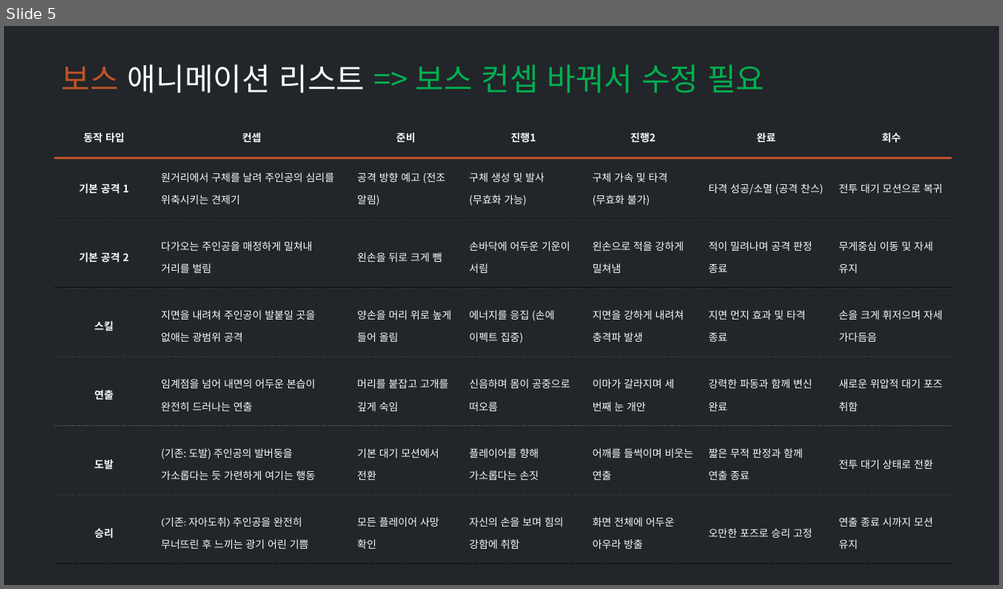
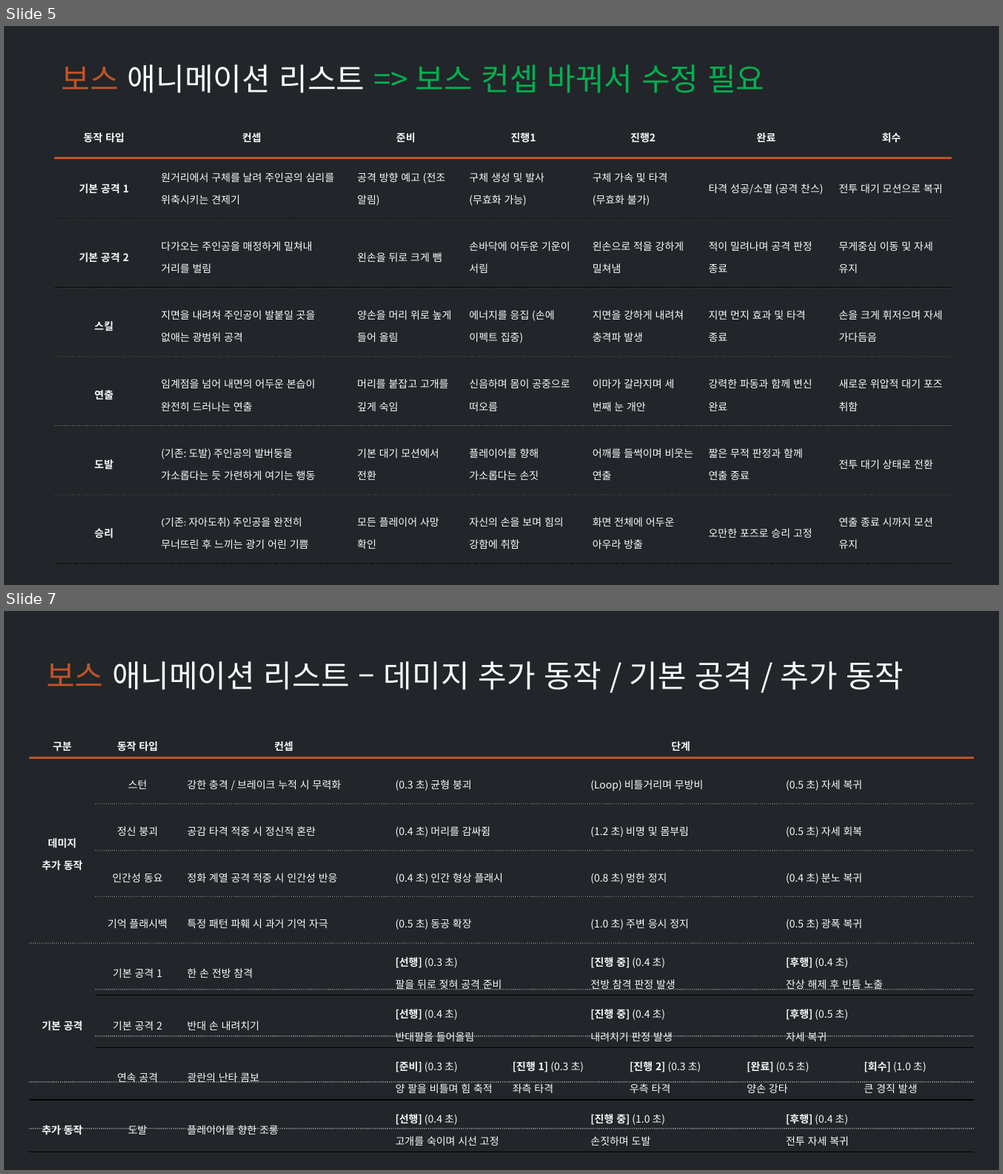
Before and after one commit to ysooj/Gihoek_4, a slide deck: [합치기] 애니메이션 로직과 리스트.pptx. Shown one above the other, each under a label of ours: slide 5 before the commit, slides 5 and 7 after it; the slides between them are not shown. The pictures are 1003x589 and 1003x1174 pixels, drawn with LibreOffice and Linux fonts; fonts in the diff are those of the drawing. Boxes give left, top, right and bottom in pixels: in the first picture for what was removed or moved away, otherwise in the second. Text is boxed around its words. In the diff, an @@ line names an element or a change of style, - is before the commit and + after.

Commit message:
[과제](4.27) 보스 애니메이션 로직과 리스트

```diff
--- a/[합치기] 애니메이션 로직과 리스트.pptx
+++ b/[합치기] 애니메이션 로직과 리스트.pptx
@@ slide 7 added at [4,611,999,1170], background #222529 @@
@@ text added at [46,661,903,690], 30 pt, text #F8F9FA @@
+보스 애니메이션 리스트 – 데미지 추가 동작 / 기본 공격 / 추가 동작
@@ table added at [29,727,974,1149], 9 rows, 10 columns @@
+구분 | 동작 타입 | 컨셉 | 단계 |  |  |  |  |  | 
+데미지 / 추가 동작 | 스턴 | 강한 충격 / 브레이크 누적 시 무력화 | (0.3 초) 균형 붕괴 |  | (Loop) 비틀거리며 무방비 |  |  | (0.5 초) 자세 복귀 | 
+ | 정신 붕괴 | 공감 타격 적중 시 정신적 혼란 | (0.4 초) 머리를 감싸쥠 |  | (1.2 초) 비명 및 몸부림 |  |  | (0.5 초) 자세 회복 | 
+ | 인간성 동요 | 정화 계열 공격 적중 시 인간성 반응 | (0.4 초) 인간 형상 플래시 |  | (0.8 초) 멍한 정지 |  |  | (0.4 초) 분노 복귀 | 
+ | 기억 플래시백 | 특정 패턴 파훼 시 과거 기억 자극 | (0.5 초) 동공 확장 |  | (1.0 초) 주변 응시 정지 |  |  | (0.5 초) 광폭 복귀 | 
+기본 공격 | 기본 공격 1 | 한 손 전방 참격 | [선행] (0.3 초) / 팔을 뒤로 젖혀 공격 준비 |  | [진행 중] (0.4 초) / 전방 참격 판정 발생 |  |  | [후행] (0.4 초) / 잔상 해제 후 빈틈 노출 | 
+ | 기본 공격 2 | 반대 손 내려치기 | [선행] (0.4 초) / 반대팔을 들어올림 |  | [진행 중] (0.4 초) / 내려치기 판정 발생 |  |  | [후행] (0.5 초) / 자세 복귀 | 
+ | 연속 공격 | 광란의 난타 콤보 | [준비] (0.3 초) / 양 팔을 비틀며 힘 축적 | [진행 1] (0.3 초) / 좌측 타격 |  | [진행 2] (0.3 초) / 우측 타격 | [완료] (0.5 초) / 양손 강타 |  | [회수] (1.0 초) / 큰 경직 발생
+추가 동작 | 도발 | 플레이어를 향한 조롱 | [선행] (0.4 초) / 고개를 숙이며 시선 고정 |  | [진행 중] (1.0 초) / 손짓하며 도발 |  |  | [후행] (0.4 초) / 전투 자세 복귀 | 
@@ line added from (29, 758) to (974, 758), #BF5428 2 pt @@
@@ line added from (96, 804) to (974, 804), #F8F9FA 1 pt dashed @@
@@ line added from (96, 851) to (974, 851), #F8F9FA 1 pt dashed @@
@@ line added from (96, 897) to (974, 897), #F8F9FA 1 pt dashed @@
@@ line added from (29, 944) to (974, 944), #F8F9FA 1 pt dashed @@
@@ line added from (96, 990) to (974, 990), #F8F9FA 1 pt dashed @@
@@ line added from (96, 1037) to (974, 1037), #F8F9FA 1 pt dashed @@
@@ line added from (29, 1082) to (974, 1082), #F8F9FA 1 pt dashed @@
@@ line added from (29, 1129) to (974, 1129), #F8F9FA 1 pt dashed @@
```
Also in this commit, not shown: 2 other slides added, 2 other files.
